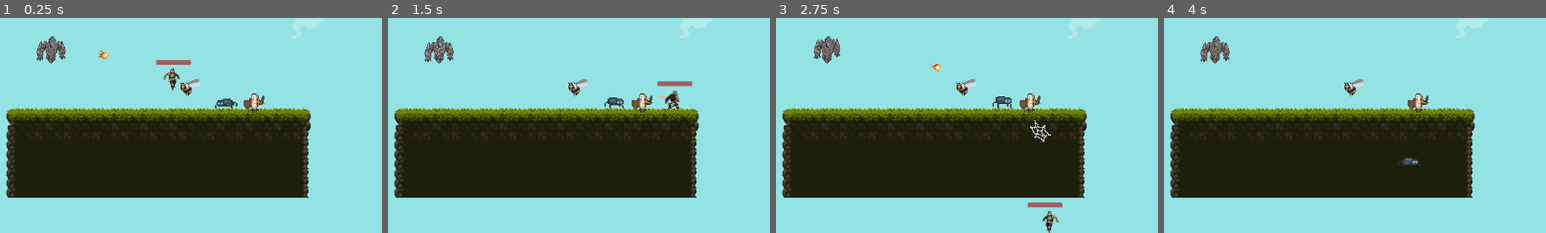
Above: before the commit, frames 1-4 (left to right).
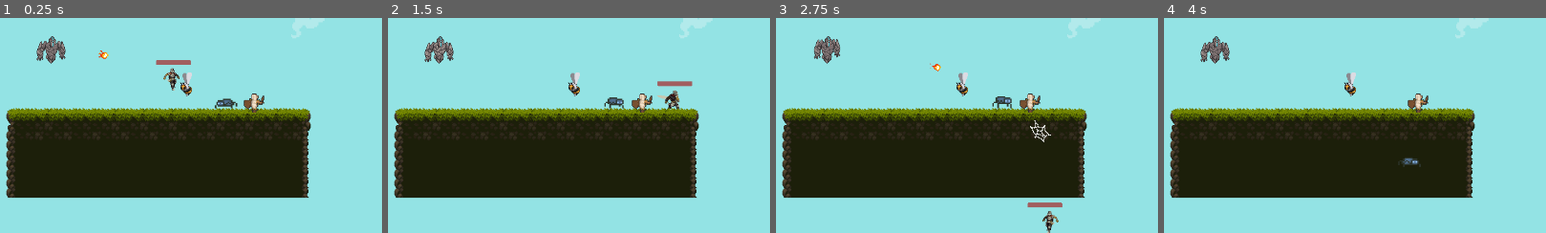
Above: after the commit, the same moments.

Repository: ON1VAS/tesiUni2025
Game: Godot game, scene res://scene/map.tscn
Same seed, same stepped clock (60 frames per second), same inputs: the game is played once before the commit and once after it.
Inputs:
- Up to frame 1 (0.25 s): no input
- Up to frame 2 (1.5 s): tap Enter (ui_accept) at 0.5, 0.77 s; hold D (ui_right) from 0.53 s (still down); tap K (attackfast) at 0.6 s; tap L (attackpesant) at 1.35 s
- Up to frame 3 (2.75 s): tap Enter (ui_accept) at 1.52 s; release D (ui_right) at 2.03 s; hold A (ui_left) from 2.03 s (still down); tap K (attackfast) at 2.1 s
- Up to frame 4 (4 s): release A (ui_left) at 2.78 s; hold D (ui_right) from 2.78 s (still down); tap L (attackpesant) at 2.85 s; tap Enter (ui_accept) at 3.02, 3.5, 3.77 s; tap K (attackfast) at 3.6 s
The pictures show only the part of the screen within x 20-70%, y 42-92%; the shares and areas given below are measured in that part.

The runs differ from the first frame. In frame 1, 0.2% of the frame differs, in the area x 47-53%, y 25-32%; in frame 2, 0.2%; in frame 3, 0.2%; in frame 4, 0.2%.

Commit message:
sistemata hitbox ape piu morte

Diff:
--- a/scene/ape.tscn
+++ b/scene/ape.tscn
@@ -20,6 +20,14 @@
 [sub_resource type="AtlasTexture" id="AtlasTexture_hmgge"]
 atlas = ExtResource("1_4ticg")
 region = Rect2(192, 0, 64, 64)
+
+[sub_resource type="AtlasTexture" id="AtlasTexture_y21ln"]
+atlas = ExtResource("3_1ism8")
+region = Rect2(192, 0, 64, 64)
+
+[sub_resource type="AtlasTexture" id="AtlasTexture_jlyx0"]
+atlas = ExtResource("3_1ism8")
+region = Rect2(128, 0, 64, 64)
 
 [sub_resource type="AtlasTexture" id="AtlasTexture_2gki6"]
 atlas = ExtResource("3_1ism8")
@@ -72,8 +80,14 @@
 "name": &"attack",
 "speed": 5.0
 }, {
-"frames": [],
-"loop": true,
+"frames": [{
+"duration": 1.0,
+"texture": SubResource("AtlasTexture_y21ln")
+}, {
+"duration": 1.0,
+"texture": SubResource("AtlasTexture_jlyx0")
+}],
+"loop": false,
 "name": &"death",
 "speed": 5.0
 }, {
@@ -90,7 +104,7 @@
 "duration": 1.0,
 "texture": SubResource("AtlasTexture_6ay0e")
 }],
-"loop": true,
+"loop": false,
 "name": &"hurt",
 "speed": 5.0
 }, {
@@ -127,7 +141,7 @@
 [node name="AnimatedSprite2D" type="AnimatedSprite2D" parent="."]
 texture_filter = 1
 sprite_frames = SubResource("SpriteFrames_2gki6")
-animation = &"hurt"
+animation = &"move"
 
 [node name="PlayerDetectionArea" type="Area2D" parent="."]
 collision_layer = 2
@@ -153,4 +167,5 @@
 [node name="HitboxTimer" type="Timer" parent="."]
 
 [connection signal="animation_finished" from="AnimatedSprite2D" to="." method="_on_animated_sprite_2d_animation_finished"]
+[connection signal="area_entered" from="Hurtbox" to="." method="_on_hurtbox_area_entered"]
 [connection signal="timeout" from="HitboxTimer" to="." method="_on_hitbox_timer_timeout"]
--- a/script/ape.gd
+++ b/script/ape.gd
@@ -4,18 +4,26 @@
 @onready var player = get_tree().get_first_node_in_group("giocatore")
 @onready var anim = $AnimatedSprite2D
 @onready var hp = 20
-@onready var min_distance = 300
+@onready var min_distance = 30
 @onready var hurtbox = $Hurtbox
 @onready var sword_hitbox = $Pungiglione/CollisionShape2D
 @onready var hitbox_timer = $HitboxTimer
+
+var damage = 10
 
 func _ready():
 	print(self.name)
 	sword_hitbox.disabled = true #disattivato di default
 	$Pungiglione.set_collision_layer_value(2, true)  # Abilita layer 2 (player_weapon)
 	$Pungiglione.set_collision_mask_value(6, true) #abilita la maschera per colpire i nemici
+	hurtbox.set_collision_layer_value(6, true)
+	hurtbox.set_collision_mask_value(2, true)
 	if not hitbox_timer.timeout.is_connected(_on_hitbox_timer_timeout):
 		hitbox_timer.timeout.connect(_on_hitbox_timer_timeout)
+	if $Hurtbox.area_entered.is_connected(_on_hurtbox_area_entered):
+		$Hurtbox.area_entered.disconnect(_on_hurtbox_area_entered)
+	$Hurtbox.area_entered.connect(_on_hurtbox_area_entered)
+
 
 
 # Configurazione hitbox per ogni animazione perchè se cambio gli sprite urlo, accomodiamo per i prossimi attacchi anche
@@ -29,6 +37,17 @@
 		sword_hitbox.disabled = true #Non mi serve più tenerla attiva
 		$AnimatedSprite2D.play("idle")
 
+func take_damage(amount: int):
+	hp -= amount
+	anim.play("hurt")
+	print("Ape colpita! Vita rimanente: ", hp)
+
+	if hp <= 0:
+		self.collision_layer = false
+		anim.play("death")
+		set_physics_process(false)
+		await anim.animation_finished
+		self.queue_free()
 
 func _on_hitbox_timer_timeout() -> void:
 	var current_anim = $AnimatedSprite2D.animation
@@ -47,3 +66,9 @@
 			# Se ci sono più keyframe, programma la prossima attivazione
 			var next_activation = props.delay * 1.5  # Regola questo valore
 			hitbox_timer.start(next_activation)
+
+
+func _on_hurtbox_area_entered(area: Area2D) -> void:
+	if area.is_in_group("player_weapon"):
+		anim.play("attack")
+		take_damage(10)
Not shown: 1 places in scene/ape.tscn that only renumber resources
